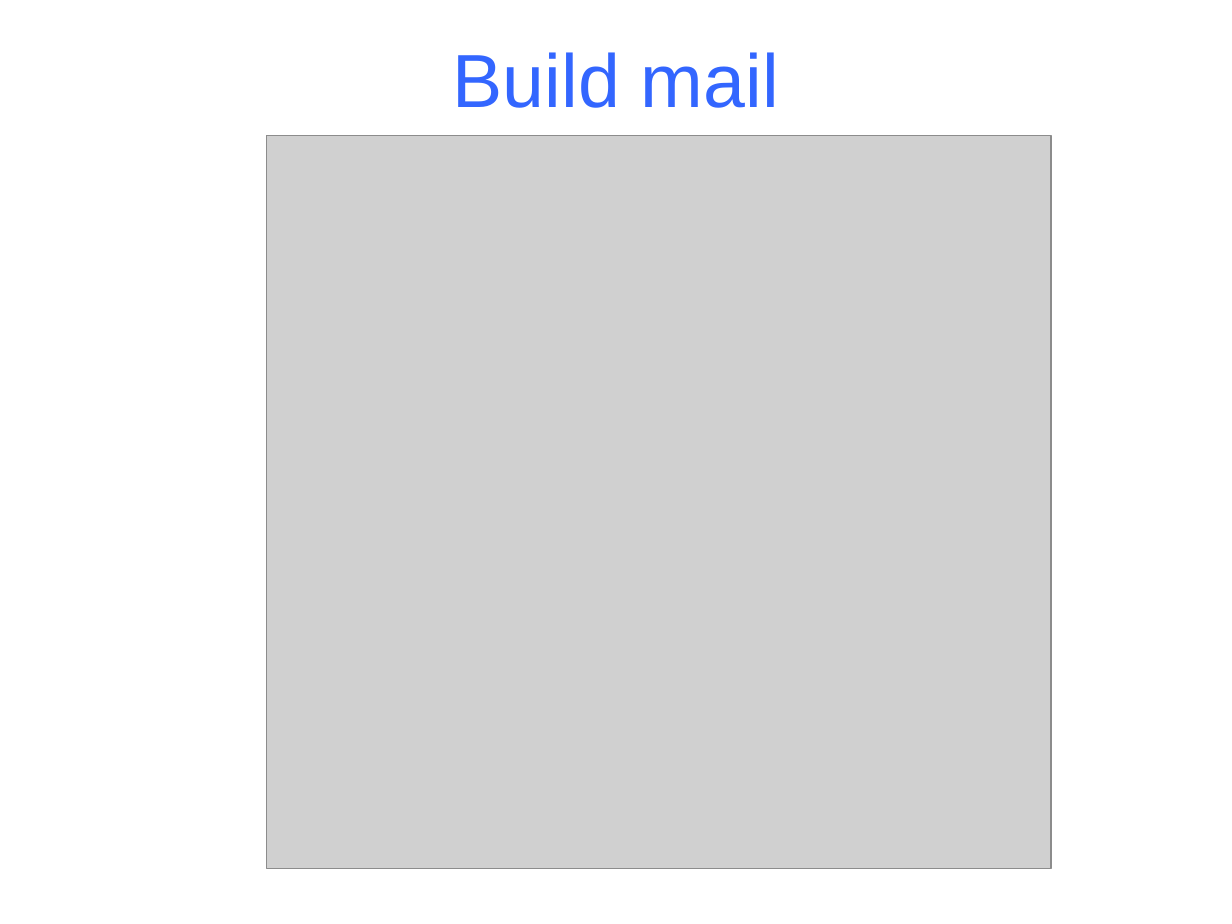
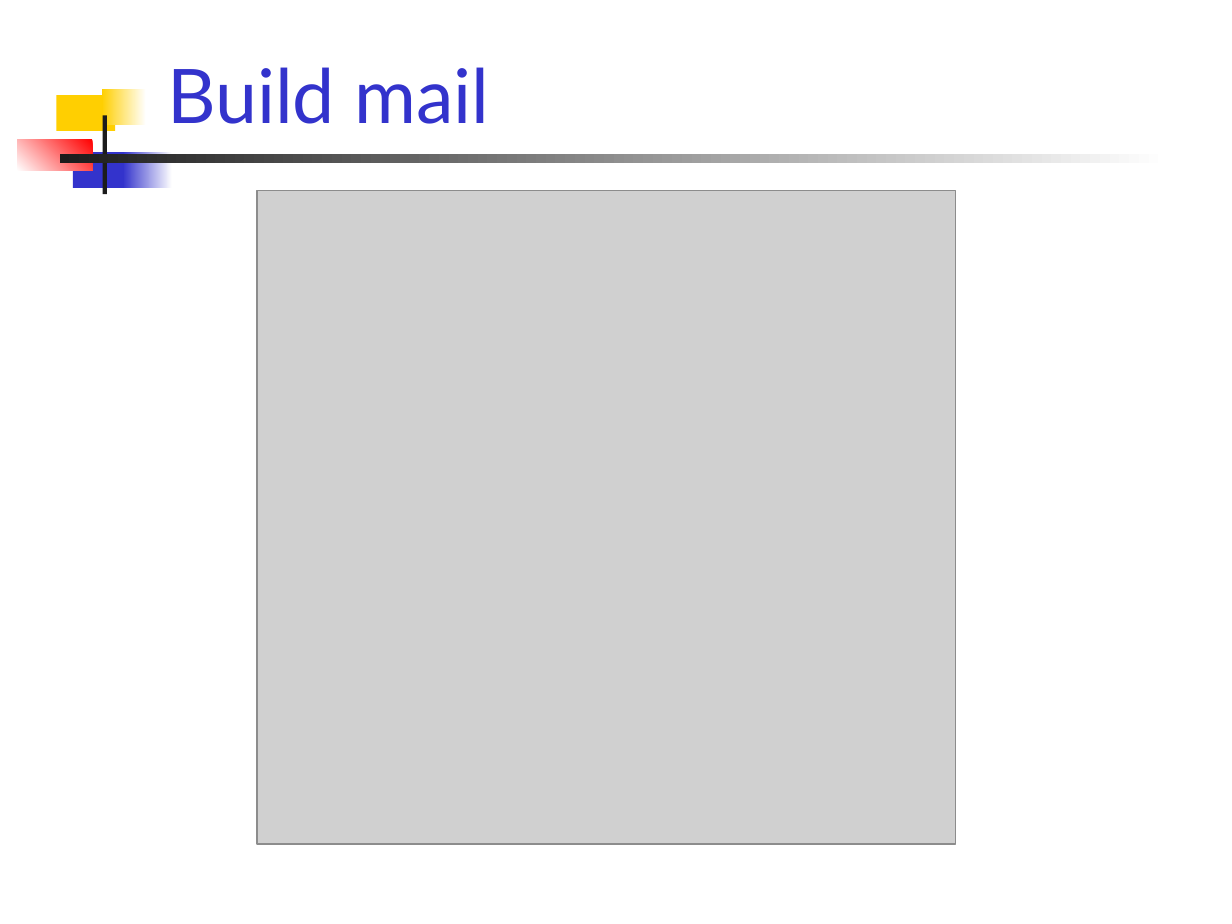
Before and after one commit to PhilJollans/AnkhSVN2019, a slide deck: slide 18 of doc/powerpoint/Subversion_addin_for_VS.NET.ppt. Drawn at 1232x924 pixels with LibreOffice and Linux fonts; fonts in the diff are those of the drawing; grey boxes stand for pictures. Boxes give left, top, right and bottom in pixels: in the first picture for what was removed or moved away, otherwise in the second. Text is boxed around its words. In the diff, an @@ line names an element or a change of style, - is before the commit and + after.

Commit message:
* Changed the layout back to a template.   Change the template if you want to make changes such as font, colour, bg image. * Added image of the work schedule. * Removed the banner. * Changed some text, and fixed typos.

```diff
--- a/doc/powerpoint/Subversion_addin_for_VS.NET.ppt
+++ b/doc/powerpoint/Subversion_addin_for_VS.NET.ppt
@@ text "Build mail": place and size @@
-text "Build mail" at (453, 52, 779, 108)
+text "Build mail" at (167, 67, 489, 124)
@@ text "Build mail" at (167, 67, 489, 124): font Arial to Lato, text colour #3366FF to #3333CC; alignment centre to left; vertical alignment middle to bottom @@
@@ rectangle added at (102, 89, 147, 124), fill gradient #FFFFFF to #FFCF01 @@
@@ rectangle added at (57, 95, 116, 131), fill #FFCF01 @@
@@ rectangle added at (102, 116, 106, 195), fill #1C1C1C @@
@@ rectangle added at (17, 139, 92, 171), fill gradient #FF0000 to #FFFFFF @@
@@ rectangle added at (59, 154, 1168, 164), fill gradient #FFFFFF to #1C1C1C @@
@@ rectangle added at (73, 152, 129, 187), fill #3333CC @@
@@ rectangle added at (123, 152, 172, 187), fill gradient #FFFFFF to #3333CC @@
@@ picture: place and size @@
-picture at (267, 136, 1051, 869)
+picture at (257, 191, 956, 844)
```
Also in this commit, not shown: 20 other slides changed, 1 slide added, 1 slide removed.
